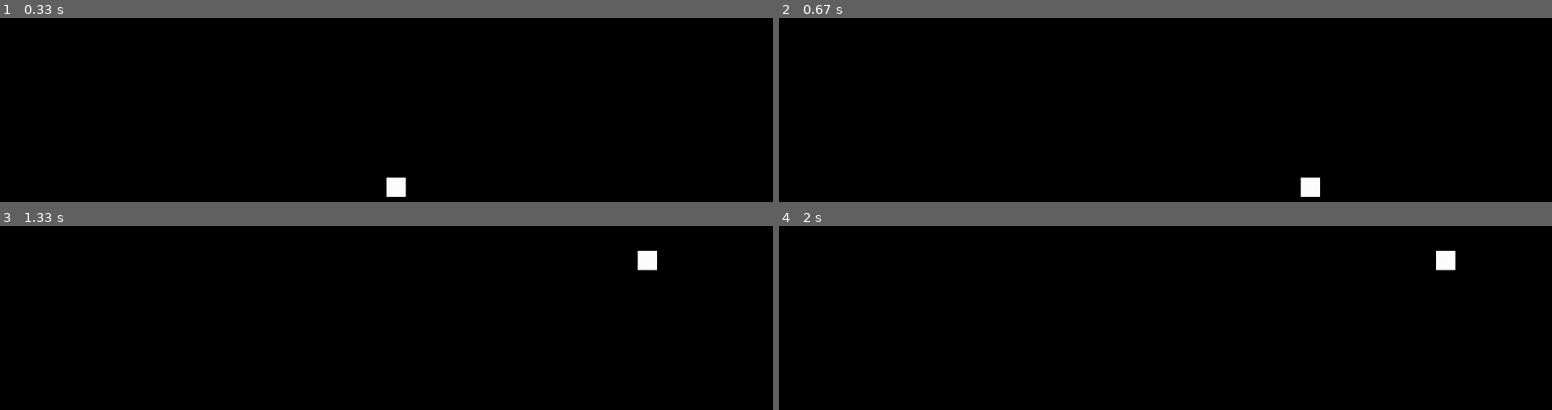
Above: before the commit, frames 1-4 (two rows, left to right).
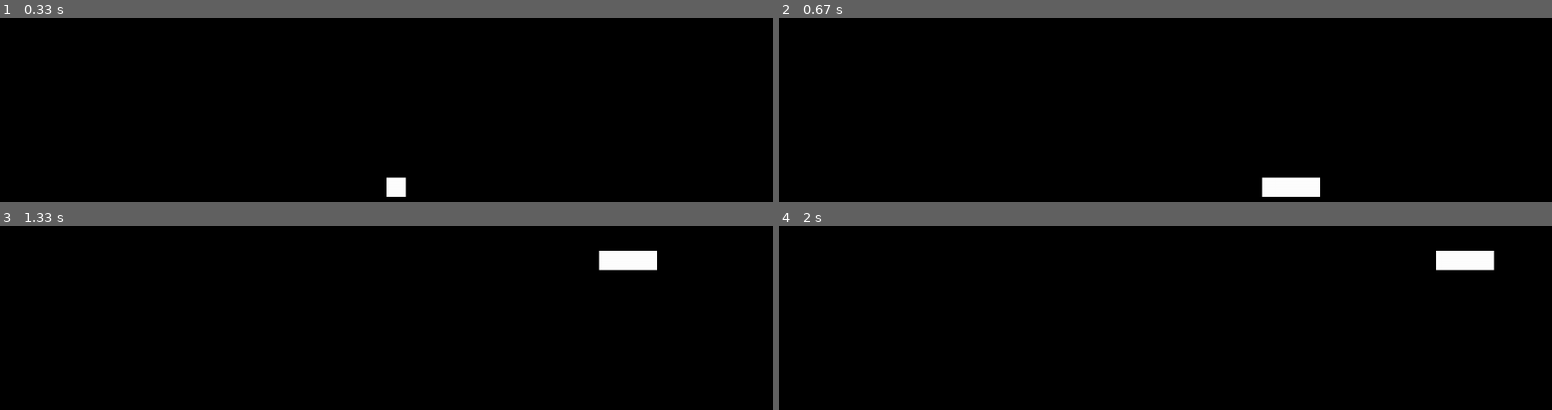
Above: after the commit, the same moments.

Repository: Gostich/pysnake
Game: pygame game, started from app/run.py
The game is run twice, just before and just after one commit, with the same random seed, the same clock (stepped at 60 frames per second) and the same inputs.
Inputs:
- Up to frame 1 (0.33 s): no input
- Up to frame 2 (0.67 s): hold Right from 0.33 s (still down)
- Up to frame 3 (1.33 s): release Right at 0.8 s; hold Up 0.83-1.13 s; hold Right from 1.17 s (still down)
- Up to frame 4 (2 s): release Right at 1.63 s; hold Left from 1.67 s (still down)

Frame 1 is identical in both runs. In frame 2, 0.5% of the frame differs, in the area x 62-68%, y 86-98%; in frame 3, 0.5%; in frame 4, 0.5%.

Commit message:
implement snake length

Diff:
--- a/app/pysnake/game.py
+++ b/app/pysnake/game.py
@@ -22,33 +22,53 @@
 
     def refresh_board(self):
         self.clear_board()
-        self.board[self.snake.head_x][self.snake.head_y].status = Cell.SNAKE
+        for x, y in self.snake.coordinates:
+            self.board[x][y].status = Cell.SNAKE
 
 
 class Snake:
+    START_LENGTH = 3
+
     def __init__(self, game):
+        self.length = self.START_LENGTH
         self.game = game
         self.head_x, self.head_y = self._start_coordinates()
+        self.coordinates = [(self.head_x, self.head_y)]
 
     def _start_coordinates(self):
         return int(self.game.width / 2), int(self.game.height / 2)
 
+    def clean_head(self, x, y):
+        if x < 0:
+            x = self.game.width - 1
+        elif x >= self.game.width:
+            x = 0
+        if y < 0:
+            y = self.game.height -1
+        elif y >= self.game.height:
+            y = 0
+        return x, y
+
+    def new_coordinates(self, x, y):
+        if x == self.head_x and y == self.head_y:
+            return
+        self.head_x, self.head_y = x, y
+        self.coordinates.append((x, y))
+        if len(self.coordinates) > self.length:
+            self.coordinates.pop(0)
+
     def step_left(self):
-        self.head_x -= 1
-        if self.head_x < 0:
-            self.head_x = self.game.width - 1
+        x, y = self.clean_head(self.head_x-1, self.head_y)
+        self.new_coordinates(x, y)
 
     def step_right(self):
-        self.head_x += 1
-        if self.head_x >= self.game.width:
-            self.head_x = 0
+        x, y = self.clean_head(self.head_x+1, self.head_y)
+        self.new_coordinates(x, y)
 
     def step_up(self):
-        self.head_y -= 1
-        if self.head_y < 0:
-            self.head_y = self.game.height - 1
+        x, y = self.clean_head(self.head_x, self.head_y-1)
+        self.new_coordinates(x, y)
 
     def step_down(self):
-        self.head_y += 1
-        if self.head_y >= self.game.height:
-            self.head_y = 0
+        x, y = self.clean_head(self.head_x, self.head_y+1)
+        self.new_coordinates(x, y)
--- a/app/run.py
+++ b/app/run.py
@@ -15,9 +15,14 @@
 
 clock = pygame.time.Clock()
 last_key = None
+
+game.refresh_board()
+display()
+
 game_over = False
 while not game_over:
     for event in pygame.event.get():
+        print(event)
         if event.type == pygame.QUIT:
             game_over = True
         if event.type == pygame.KEYDOWN:
@@ -34,8 +39,8 @@
         elif last_key == pygame.K_DOWN:
             game.snake.step_down()
 
-    game.refresh_board()
-    display()
+        game.refresh_board()
+        display()
     clock.tick(20)
 
 pygame.quit()
